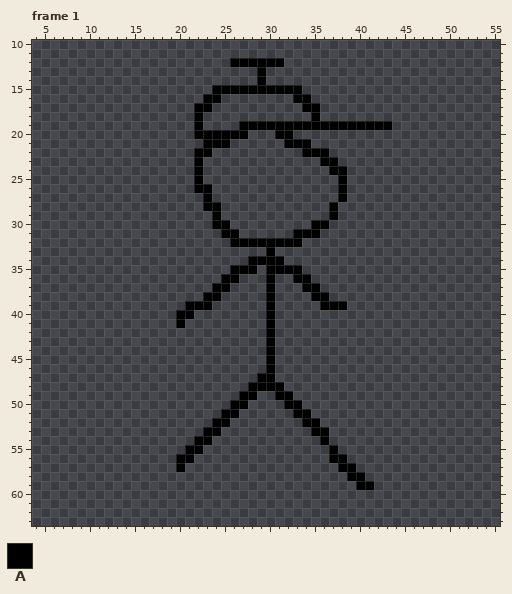
Pixel-art file: ShovelJam/ShovelJam/ASSETS/Ase Files/npc2/npc2_walking.ase. Above is the file before it was changed.
64x64 pixels, 5 frames. Shown: frame 1: x 4..55, y 10..63. The commit also changed other frames, which this record leaves out.
Visible layers, top first: "Accessory", "Head", "Arms", "Body".
Palette (. is transparent): A #000000
Pixels before, frame 1 (only the part around the change), first column x 12:
10 .............................
11 .............................
12 ..............AAAAAA.........
13 .................A...........
14 .................A...........
15 ............AAAAAAAAAA.......
16 ...........AA........AA......
17 ..........AA..........AA.....
18 ..........A............A.....
19 ..........A....AAAAAAAAAAAAAA
20 ..........AAAAAA...AA........
21 ...........AAA......AAA......
22 ..........AA..........AAA....
23 ..........A.............AA...
24 ..........A..............AA..
25 ..........A...............A..
26 ..........AA..............A..
27 ...........A..............A..
28 ...........AA............A...
29 ............A............A...
30 ............AA.........AA....
31 .............AA......AAA.....
32 ..............AAAAAAAA.......
33 ..................A..........
34 ................AAAA.........
35 ..............AAA.AAAA.......
36 .............AA...A..AA......
37 ............AA....A...AA.....
38 ...........AA.....A....AA....
39 .........AAA......A.....AAA..
40 ........AA........A..........
41 ........A.........A..........
42 ..................A..........
43 ..................A..........
44 ..................A..........
The result:
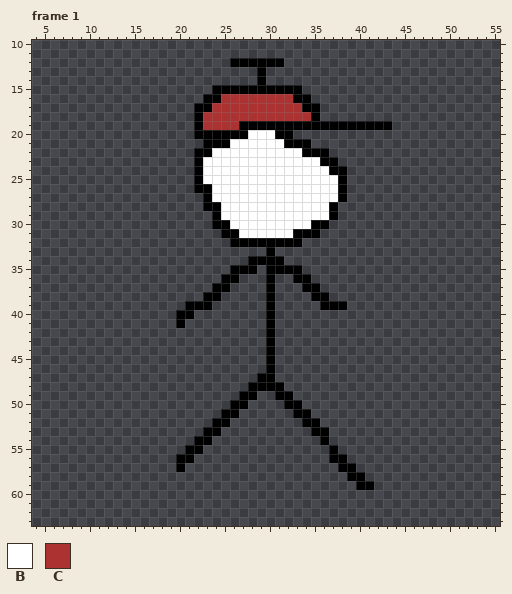
Colours new in this view: B #ffffff  C #ac3232
What changed:
Frame 1, layers "Accessory", "Head":
y 16: x 25..32 ........ -> CCCCCCCC
y 17: x 24..33 .......... -> CCCCCCCCCC
y 18: x 23..34 ............ -> CCCCCCCCCCCC
y 19: x 23..26 .... -> CCCC
y 20: x 28..30 ... -> BBB
y 21: x 26..31 ...... -> BBBBBB
y 22: x 24..33 .......... -> BBBBBBBBBB
y 23: x 23..35 ............. -> BBBBBBBBBBBBB
y 24: x 23..36 .............. -> BBBBBBBBBBBBBB
y 25: x 23..37 ............... -> BBBBBBBBBBBBBBB
y 26..27: x 24..37 .............. -> BBBBBBBBBBBBBB
y 28..29: x 25..36 ............ -> BBBBBBBBBBBB
y 30: x 26..34 ......... -> BBBBBBBBB
y 31: x 27..32 ...... -> BBBBBB
